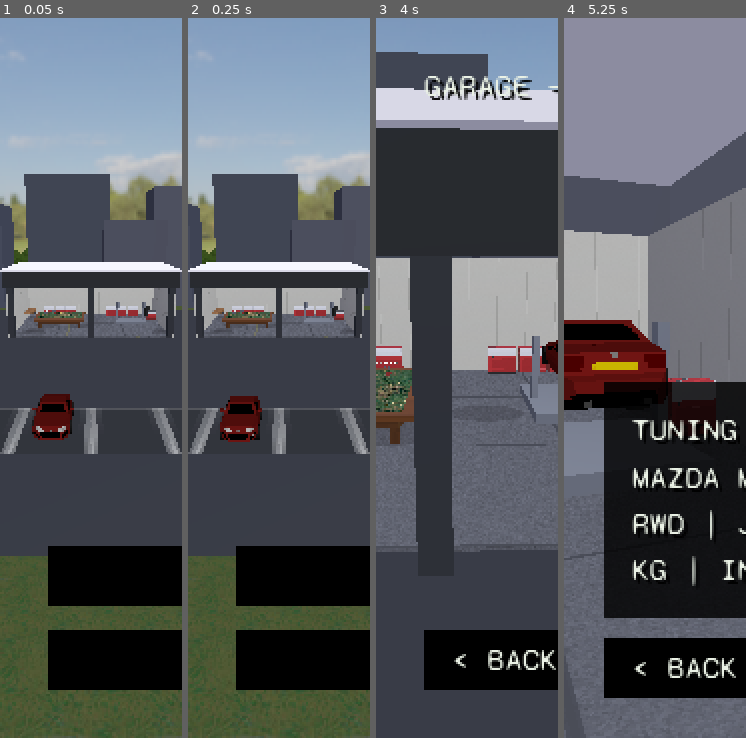
Above: before the commit, frames 1-4 (left to right).
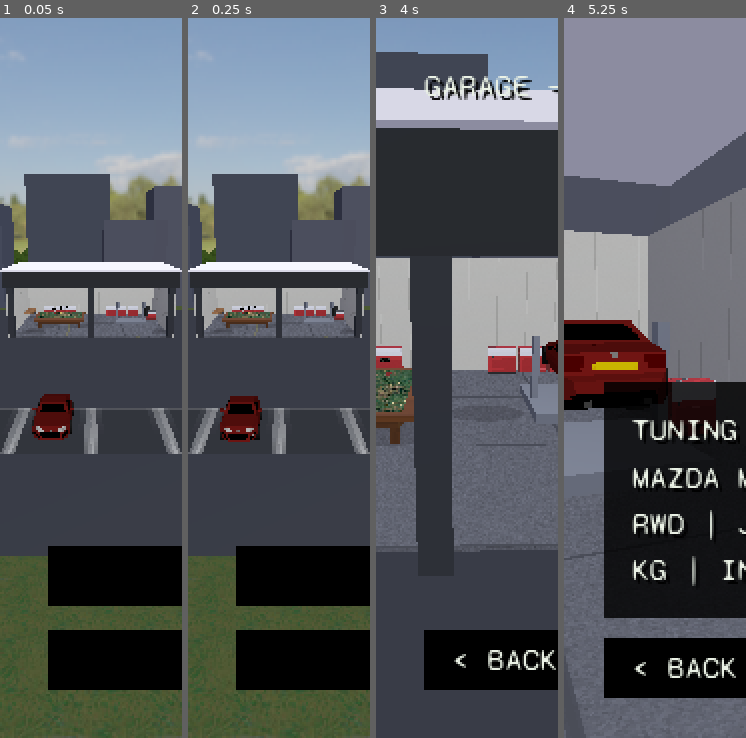
Above: after the commit, the same moments.

Repository: felixxwu/TAPPA
Game: Godot game, scene res://hq.tscn
Same seed, same stepped clock (60 frames per second), same inputs: the game is played once before the commit and once after it.
Inputs (mouse positions are in pixels of both pictures, inside the frame that each line leads up to):
- Up to frame 1 (0.05 s): no input
- Up to frame 2 (0.25 s): no input
- Up to frame 3 (4 s): tap Enter (menu_select) at 0.5 s; move the mouse to (507, 342) at 0.52 s; hold Right (menu_right) 0.53-1.25 s; tap C (cycle_camera) at 0.6 s; click (507, 342) at 0.67 s; drag from (430, 414) to (457, 522) at 1.27 s; move the mouse to (485, 219) at 2.02 s; hold Right (menu_right) 2.03-2.75 s; tap T (toggle_gearbox) at 2.1 s; tap R (reset_car) at 2.75 s; drag from (457, 522) to (412, 270) at 2.77 s; click "< BACK" at 3.5 s
- Up to frame 4 (5.25 s): move the mouse to (709, 486) at 4.27 s; hold Left (menu_left) 4.28-5 s; hold Shift 4.28-5 s; drag from (600, 270) to (627, 198) at 5.02 s

The runs differ from the first frame. In frame 1, less than 0.1% of the frame differs, in the area x 24-38%, y 40-42%; in frame 2, less than 0.1%; in frame 3, less than 0.1%, in the area x 0-13%, y 47-49%; in frame 4, nothing differs.

Commit message:
Restyle map-table pins: design-system box with proper stars
Replace each rally pin's floating Label3D name + 3D sphere "stars" with a
single house-style readout: a real UITheme black panel (Syne Mono,
uppercase) holding the rally name above a row of proper five-pointed stars,
composited in an off-screen SubViewport and shown on a billboarded Sprite3D
so text and stars live in one box that always faces the camera. Stars are
drawn by a new reusable StarRow widget (gold earned / dim not) using
polygons, sidestepping the font's missing glyphs. The RallyFlag marker and
its medal-tier colour are unchanged.

Co-Authored-By: Claude Opus 4.8 <noreply@anthropic.com>
Claude-Session: https://claude.ai/code/session_01SSsUUHp1th5TeGDYcSNECZ

Diff:
--- a/rally/scripts/hq.gd
+++ b/rally/scripts/hq.gd
@@ -48,10 +48,17 @@
 enum LiftPage { HUB, TUNE, UPGRADES }
 
 # 1st place earns 3 stars, 2nd → 2, 3rd → 1, anything else (incl. not completed) → 0.
-# Shown on the 3D map pins as small sphere meshes (gold = earned, grey = not) — a 3D
-# row sidesteps the project font's missing ★/☆ glyphs (they'd render as tofu boxes,
-# same reason the UI uses ASCII like `<`/`>` for nav).
+# Shown on the 3D map pins inside the house-style readout box as proper five-pointed
+# stars (gold = earned, dim = not) drawn by StarRow — polygons, so they need no font
+# glyph (Syne Mono has no ★/☆; same reason the UI uses ASCII like `<`/`>` for nav).
 const MAX_STARS := 3
+
+# The map-pin readout box: a 2D UITheme panel (rally name + StarRow) rendered to a
+# billboarded Sprite3D. PIN_LABEL_PX is the off-screen viewport resolution; pixel_size
+# scales it to world metres; rise is how far above the flag tip the box floats.
+const PIN_LABEL_PX := Vector2i(320, 120)
+const PIN_LABEL_PIXEL_SIZE := 0.0017
+const PIN_LABEL_RISE := 0.34
 
 # Loaded LAZILY (not preloaded) so the heavy car scene — which pulls in the MX-5 glb,
 # its texture and the engine-audio resources — isn't decoded at script-compile time
@@ -585,10 +592,10 @@
 # --- 3D map pins -------------------------------------------------------------
 
 # (Re)build the rally pins on the table's map plane: a state-coloured flag marker
-# (RallyFlag) at each rally's normalised map_pos, with a billboarded name and a row
-# of sphere stars (1st-place best → 3 gold, 2nd → 2, 3rd → 1, else grey). The flag
-# colour encodes the medal tier; the showdown pin is locked (grey/disabled,
-# non-pickable) until every other rally is completed.
+# (RallyFlag) at each rally's normalised map_pos, with a billboarded house-style black
+# box above it holding the rally name and a row of five-pointed stars (1st-place best →
+# 3 gold, 2nd → 2, 3rd → 1, else dim). The flag colour encodes the medal tier; the
+# showdown pin is locked (grey/disabled, non-pickable) until every other rally is done.
 func _refresh_map_pins() -> void:
 	for c in _pins_root.get_children():
 		c.queue_free()
@@ -624,29 +631,13 @@
 	pin.add_child(flag)
 	var marker_top := RallyFlag.POLE_HEIGHT
 
-	# Stars: small sphere meshes (3D, no font glyph needed) hung above the flag as an
-	# exact readout of the medal tier the colour conveys. Earned = gold, else grey.
-	for k in MAX_STARS:
-		var star := MeshInstance3D.new()
-		var sm := SphereMesh.new()
-		sm.radius = 0.035
-		sm.height = 0.07
-		star.mesh = sm
-		var smat := StandardMaterial3D.new()
-		smat.shading_mode = BaseMaterial3D.SHADING_MODE_UNSHADED
-		smat.albedo_color = Color(1.0, 0.82, 0.3) if k < earned else Color(0.32, 0.34, 0.40)
-		star.material_override = smat
-		star.position = Vector3((k - (MAX_STARS - 1) * 0.5) * 0.10, marker_top + 0.10, 0.0)
-		pin.add_child(star)
-
-	var name3d := Label3D.new()
-	name3d.text = String(rally["name"])
-	name3d.billboard = BaseMaterial3D.BILLBOARD_ENABLED
-	name3d.font_size = 36
-	name3d.pixel_size = 0.0022
-	name3d.outline_size = 6
-	name3d.position = Vector3(0.0, marker_top + 0.25, 0.0)
-	pin.add_child(name3d)
+	# Readout: a single design-system black box floating above the flag, holding the
+	# rally name and a row of proper five-pointed stars (gold earned / dim not). Built
+	# as a 2D UITheme panel rendered to a billboarded sprite, so it gets the real house
+	# look (pure-black panel, Syne Mono, uppercase) and always faces the camera.
+	var label := _build_pin_label(String(rally["name"]), earned)
+	label.position = Vector3(0.0, marker_top + PIN_LABEL_RISE, 0.0)
+	pin.add_child(label)
 
 	# Pickable hit sphere (skipped for a locked pin so it can't be entered). Kept a bit
 	# larger than the marker so the pin stays easy to tap once it's small on screen.
@@ -662,6 +653,50 @@
 		area.input_event.connect(_on_pin_input.bind(rally_id))
 		pin.add_child(area)
 	return pin
+
+
+# Build the floating readout box for a pin: a design-system black panel holding the
+# rally name (Syne Mono, uppercase) above a row of proper StarRow stars, composited in
+# an off-screen SubViewport and shown on a billboarded Sprite3D so it always faces the
+# camera as one unit. The viewport owns the sprite as a child so it's freed with the pin.
+func _build_pin_label(rally_name: String, earned: int) -> Sprite3D:
+	var vp := SubViewport.new()
+	vp.size = PIN_LABEL_PX
+	vp.transparent_bg = true
+	vp.gui_disable_input = true
+	vp.render_target_update_mode = SubViewport.UPDATE_ALWAYS
+
+	# Centre a content-hugging house panel in the viewport; the rest stays transparent
+	# so only the black box shows.
+	var center := CenterContainer.new()
+	center.set_anchors_preset(Control.PRESET_FULL_RECT)
+	vp.add_child(center)
+
+	var panel := UITheme.panel(1.0, 14)
+	center.add_child(panel)
+
+	var box := VBoxContainer.new()
+	box.add_theme_constant_override("separation", UITheme.GAP)
+	box.alignment = BoxContainer.ALIGNMENT_CENTER
+	panel.add_child(box)
+
+	box.add_child(UITheme.title(rally_name))
+
+	var stars := StarRow.new()
+	stars.size_flags_horizontal = Control.SIZE_SHRINK_CENTER
+	box.add_child(stars)
+	stars.setup(earned, MAX_STARS)
+
+	UITheme.enforce(panel)  # house rules: uppercase + one font size
+
+	var sprite := Sprite3D.new()
+	sprite.add_child(vp)
+	sprite.texture = vp.get_texture()
+	sprite.billboard = BaseMaterial3D.BILLBOARD_ENABLED
+	sprite.shaded = false
+	sprite.pixel_size = PIN_LABEL_PIXEL_SIZE
+	sprite.texture_filter = BaseMaterial3D.TEXTURE_FILTER_LINEAR
+	return sprite
 
 
 # Stars earned in a rally from the player's best finish: 1st → 3, 2nd → 2, 3rd → 1,
--- /dev/null
+++ b/rally/scripts/star_row.gd
@@ -0,0 +1,45 @@
+class_name StarRow
+extends Control
+# A row of `total` five-pointed stars, the first `earned` filled gold (UITheme.GOLD)
+# and the rest dim (UITheme.MUTED) — the design-system readout for a rally's medal
+# tier. It replaces the old 3D sphere "stars" on the HQ map pins, and is drawn with
+# polygons in `_draw` so it needs no font glyph (Syne Mono has no ★/☆, the reason the
+# UI used spheres / ASCII before). Drop it in any Control layout, then call `setup`.
+
+const POINTS := 5          # five-pointed star
+const INNER_RATIO := 0.42  # inner vertex radius as a fraction of the outer radius
+
+var earned := 0
+var total := 3
+var star_radius := 11.0    # outer radius of each star (px)
+var gap := 7.0             # gap between stars (px)
+
+
+# Set how many of how many stars are lit and size the control to fit the row.
+func setup(p_earned: int, p_total: int) -> void:
+	earned = p_earned
+	total = p_total
+	var gaps: int = maxi(0, total - 1)
+	var w := total * star_radius * 2.0 + gaps * gap
+	custom_minimum_size = Vector2(w, star_radius * 2.0)
+	queue_redraw()
+
+
+func _draw() -> void:
+	var inner := star_radius * INNER_RATIO
+	var cy := size.y * 0.5
+	for i in total:
+		var cx := star_radius + i * (star_radius * 2.0 + gap)
+		var col: Color = UITheme.GOLD if i < earned else UITheme.MUTED
+		draw_colored_polygon(_star_points(Vector2(cx, cy), star_radius, inner), col)
+
+
+# The 10 alternating outer/inner vertices of a five-pointed star, starting at the
+# top point (-90°) and winding clockwise.
+func _star_points(c: Vector2, outer: float, inner: float) -> PackedVector2Array:
+	var pts := PackedVector2Array()
+	for k in POINTS * 2:
+		var r := outer if k % 2 == 0 else inner
+		var ang := -PI / 2.0 + k * PI / float(POINTS)
+		pts.append(c + Vector2(cos(ang), sin(ang)) * r)
+	return pts
--- a/rally/tests/headless/test_menu_flow.gd
+++ b/rally/tests/headless/test_menu_flow.gd
@@ -222,6 +222,15 @@
 	assert_eq(hq._stars_for("shakedown"), 3, "1st place earns 3 stars")
 	assert_eq(hq._stars_for("coastal_sprint"), 1, "3rd place earns 1 star")
 	assert_eq(hq._stars_for("rwd_masters"), 0, "an unplayed rally earns 0 stars")
+	# The readout box on the pin is the design-system black panel (a Sprite3D) carrying
+	# a StarRow lit to the earned count — and no leftover 3D sphere "stars".
+	var pin := _pin_for(hq, "shakedown")
+	assert_gt(pin.find_children("*", "Sprite3D", true, false).size(), 0,
+		"the pin carries a billboarded readout box (Sprite3D)")
+	var rows := pin.find_children("*", "StarRow", true, false)
+	assert_eq(rows.size(), 1, "the readout box holds one StarRow")
+	assert_eq((rows[0] as StarRow).earned, 3, "the StarRow is lit to the earned star count")
+	assert_eq((rows[0] as StarRow).total, hq.MAX_STARS, "out of MAX_STARS stars")
 
 
 func test_hq_tapping_a_pin_opens_its_detail() -> void:
--- /dev/null
+++ b/rally/tests/headless/test_star_row.gd
@@ -0,0 +1,35 @@
+extends GutTest
+# StarRow: the design-system five-pointed-star readout (scripts/star_row.gd) that
+# replaced the 3D sphere "stars" on the HQ map pins. Pure widget logic — sizing and
+# the star polygon — so it's checked without rendering.
+
+
+func test_setup_lights_the_earned_count_and_sizes_to_fit() -> void:
+	var row := StarRow.new()
+	autofree(row)
+	row.setup(2, 3)
+	assert_eq(row.earned, 2, "earned reflects the lit count")
+	assert_eq(row.total, 3, "total reflects how many stars are drawn")
+	# Wide enough for three stars + two gaps, tall enough for one star.
+	var expected_w := 3 * row.star_radius * 2.0 + 2 * row.gap
+	assert_almost_eq(row.custom_minimum_size.x, expected_w, 0.01, "row sizes to fit all stars + gaps")
+	assert_almost_eq(row.custom_minimum_size.y, row.star_radius * 2.0, 0.01, "row is one star tall")
+
+
+func test_zero_stars_has_no_gap_padding() -> void:
+	var row := StarRow.new()
+	autofree(row)
+	row.setup(0, 1)  # a single star: no inter-star gaps
+	assert_almost_eq(row.custom_minimum_size.x, row.star_radius * 2.0, 0.01,
+		"a single star adds no gap width")
+
+
+func test_star_polygon_has_ten_alternating_vertices() -> void:
+	var row := StarRow.new()
+	autofree(row)
+	var pts := row._star_points(Vector2.ZERO, 10.0, 4.0)
+	assert_eq(pts.size(), StarRow.POINTS * 2, "a five-pointed star has 10 perimeter vertices")
+	# Even vertices sit on the outer radius, odd on the inner — that alternation is
+	# what makes it read as a star rather than a decagon.
+	assert_almost_eq(pts[0].length(), 10.0, 0.01, "first vertex is an outer point")
+	assert_almost_eq(pts[1].length(), 4.0, 0.01, "second vertex is an inner point")
--- /dev/null
+++ b/rally/tools/map_pin_capture.gd
@@ -0,0 +1,101 @@
+extends Node3D
+# Verification aid: build a few HQ map-table pins (RallyFlag + the new design-system
+# black readout box with the rally name and proper five-pointed StarRow stars) over a
+# stand-in map plane and photograph them at roughly the table-view angle, without
+# booting the whole HQ. Captures to tools/map_pin_capture.png. Pure tooling; not
+# shipped. Run via:
+#
+#   xvfb-run -a -s "-screen 0 960x540x24" godot --path rally \
+#       --rendering-driver opengl3 res://tools/map_pin_capture.tscn
+
+const OUT := "res://tools/map_pin_capture.png"
+const PIN_LABEL_PX := Vector2i(320, 120)
+const PIN_LABEL_PIXEL_SIZE := 0.0017
+const MAX_STARS := 3
+
+
+func _ready() -> void:
+	get_window().size = Vector2i(960, 540)
+
+	var env := WorldEnvironment.new()
+	var e := Environment.new()
+	e.background_mode = Environment.BG_COLOR
+	e.background_color = Color(0.20, 0.22, 0.26)
+	e.ambient_light_source = Environment.AMBIENT_SOURCE_COLOR
+	e.ambient_light_color = Color(0.8, 0.8, 0.8)
+	e.ambient_light_energy = 1.0
+	env.environment = e
+	add_child(env)
+
+	var sun := DirectionalLight3D.new()
+	sun.rotation_degrees = Vector3(-55, -40, 0)
+	add_child(sun)
+
+	# Stand-in map plane (satellite-ish green/tan), pins standing on it.
+	var plane := MeshInstance3D.new()
+	var pm := PlaneMesh.new()
+	pm.size = Vector2(3.0, 2.0)
+	plane.mesh = pm
+	var gmat := StandardMaterial3D.new()
+	gmat.albedo_color = Color(0.34, 0.40, 0.30)
+	plane.material_override = gmat
+	add_child(plane)
+
+	# Three pins to show the range: gold (3 stars), bronze (1 star), locked.
+	_pin("Rising Sun Rally", false, 3, Vector3(-0.7, 0, 0.25))
+	_pin("RWD Masters", false, 1, Vector3(0.0, 0, -0.1))
+	_pin("The Showdown", true, 0, Vector3(0.7, 0, 0.25))
+
+	var cam := Camera3D.new()
+	cam.fov = 50.0
+	add_child(cam)
+	cam.look_at_from_position(Vector3(0.0, 1.7, 2.3), Vector3(0.0, 0.5, 0.0), Vector3.UP)
+	cam.current = true
+
+	for _i in 16:
+		await get_tree().process_frame
+	var img := get_viewport().get_texture().get_image()
+	var err := img.save_png(OUT)
+	print("map-pin-capture: saved ", OUT, " err=", err)
+	get_tree().quit()
+
+
+func _pin(rally_name: String, locked: bool, earned: int, pos: Vector3) -> void:
+	var pin := Node3D.new()
+	pin.position = pos
+	add_child(pin)
+	pin.add_child(RallyFlag.build(locked, earned))
+	var label := _build_pin_label(rally_name, earned)
+	label.position = Vector3(0.0, RallyFlag.POLE_HEIGHT + 0.34, 0.0)
+	pin.add_child(label)
+
+
+func _build_pin_label(rally_name: String, earned: int) -> Sprite3D:
+	var vp := SubViewport.new()
+	vp.size = PIN_LABEL_PX
+	vp.transparent_bg = true
+	vp.gui_disable_input = true
+	vp.render_target_update_mode = SubViewport.UPDATE_ALWAYS
+	var center := CenterContainer.new()
+	center.set_anchors_preset(Control.PRESET_FULL_RECT)
+	vp.add_child(center)
+	var panel := UITheme.panel(1.0, 14)
+	center.add_child(panel)
+	var box := VBoxContainer.new()
+	box.add_theme_constant_override("separation", UITheme.GAP)
+	box.alignment = BoxContainer.ALIGNMENT_CENTER
+	panel.add_child(box)
+	box.add_child(UITheme.title(rally_name))
+	var stars := StarRow.new()
+	stars.size_flags_horizontal = Control.SIZE_SHRINK_CENTER
+	box.add_child(stars)
+	stars.setup(earned, MAX_STARS)
+	UITheme.enforce(panel)
+	var sprite := Sprite3D.new()
+	sprite.add_child(vp)
+	sprite.texture = vp.get_texture()
+	sprite.billboard = BaseMaterial3D.BILLBOARD_ENABLED
+	sprite.shaded = false
+	sprite.pixel_size = PIN_LABEL_PIXEL_SIZE
+	sprite.texture_filter = BaseMaterial3D.TEXTURE_FILTER_LINEAR
+	return sprite
--- /dev/null
+++ b/rally/tools/map_pin_capture.tscn
@@ -0,0 +1,6 @@
+[gd_scene load_steps=2 format=3]
+
+[ext_resource type="Script" path="res://tools/map_pin_capture.gd" id="1"]
+
+[node name="MapPinCapture" type="Node3D"]
+script = ExtResource("1")
Not shown, added: rally/scripts/star_row.gd.uid
Not shown, added: rally/tests/headless/test_star_row.gd.uid
Not shown, added: rally/tools/map_pin_capture.gd.uid
Binary file added: rally/tools/map_pin_capture.png
Not shown, added: rally/tools/map_pin_capture.png.import
Not shown, changed: rally/features/menus.md
